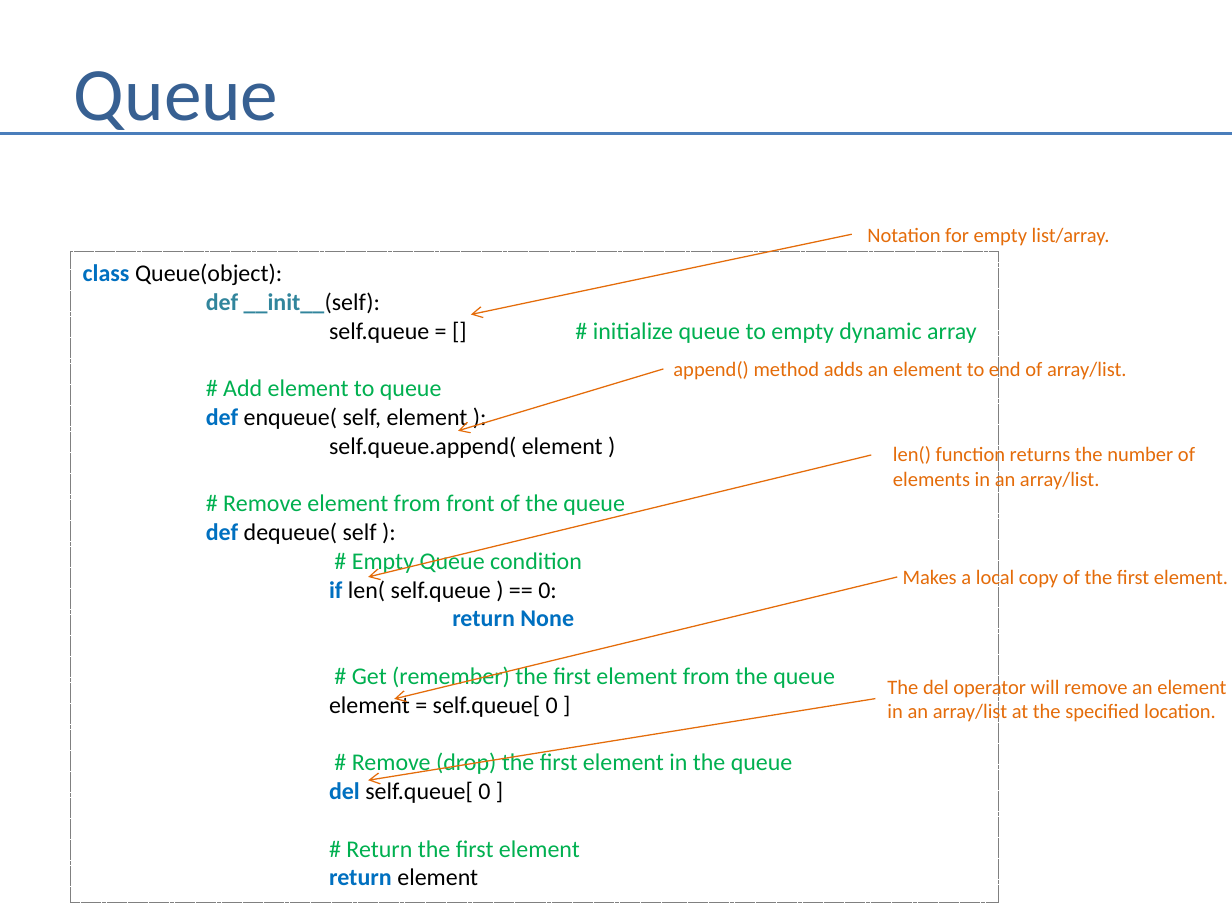
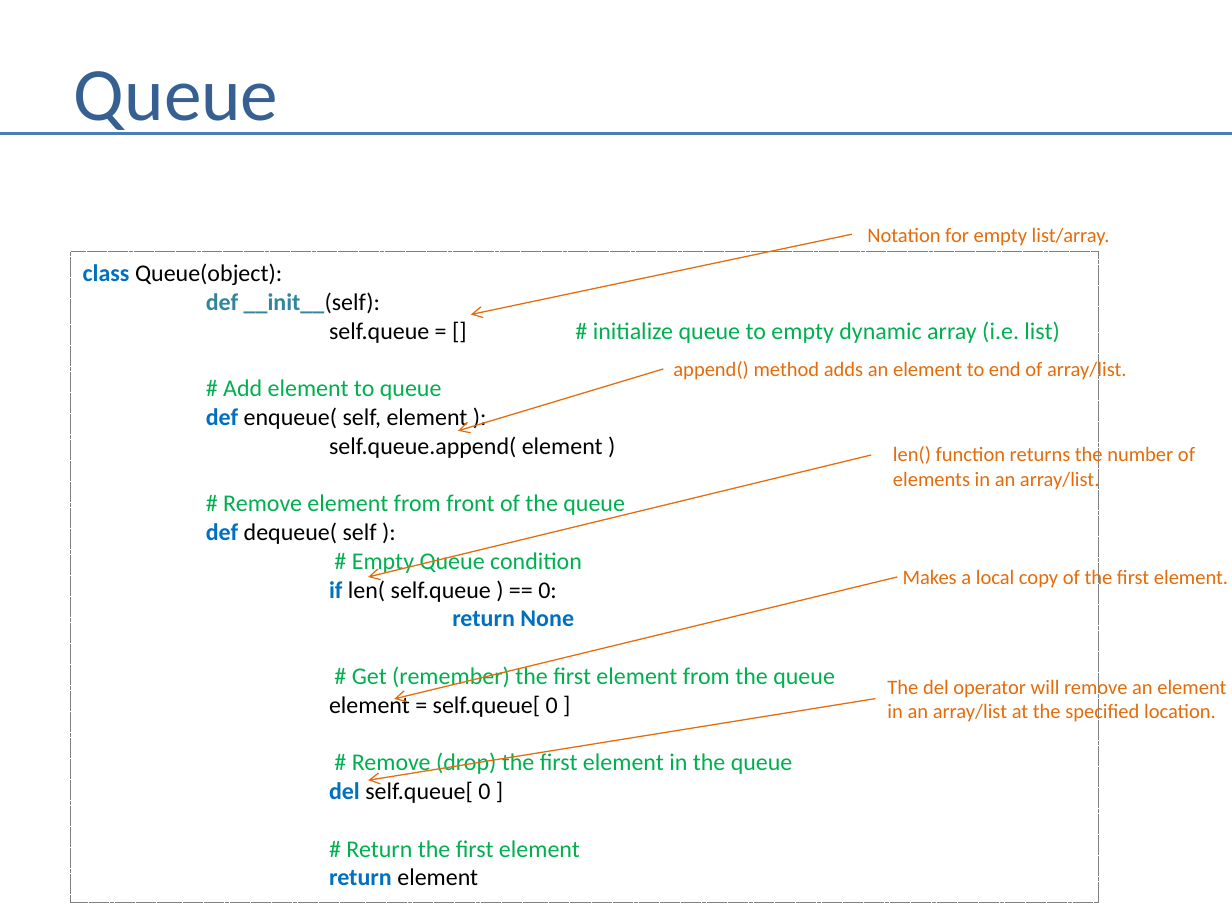
Before and after one commit to andrewferlitsch/Portland-Data-Science-Group, a slide deck: slide 17 of Presentations/Whiteboarding.pptx. Drawn at 1232x924 pixels with LibreOffice and Linux fonts; fonts in the diff are those of the drawing. Boxes give left, top, right and bottom in pixels: in the first picture for what was removed or moved away, otherwise in the second. Text is boxed around its words. In the diff, an @@ line names an element or a change of style, - is before the commit and + after.

```diff
--- a/Presentations/Whiteboarding.pptx
+++ b/Presentations/Whiteboarding.pptx
@@ rectangle "class Queue(object):": place and size @@
-rectangle "class Queue(object):" at [70,251,999,902]
+rectangle "class Queue(object):" at [70,251,1098,902]
@@ text in rectangle at [329,321,1059,343]: text changed @@
-self.queue = [] # initialize queue to empty dynamic array
+self.queue = [] # initialize queue to empty dynamic array (i.e. list)
```
Also in this commit, not shown: 4 other slides changed, 3 other files.
